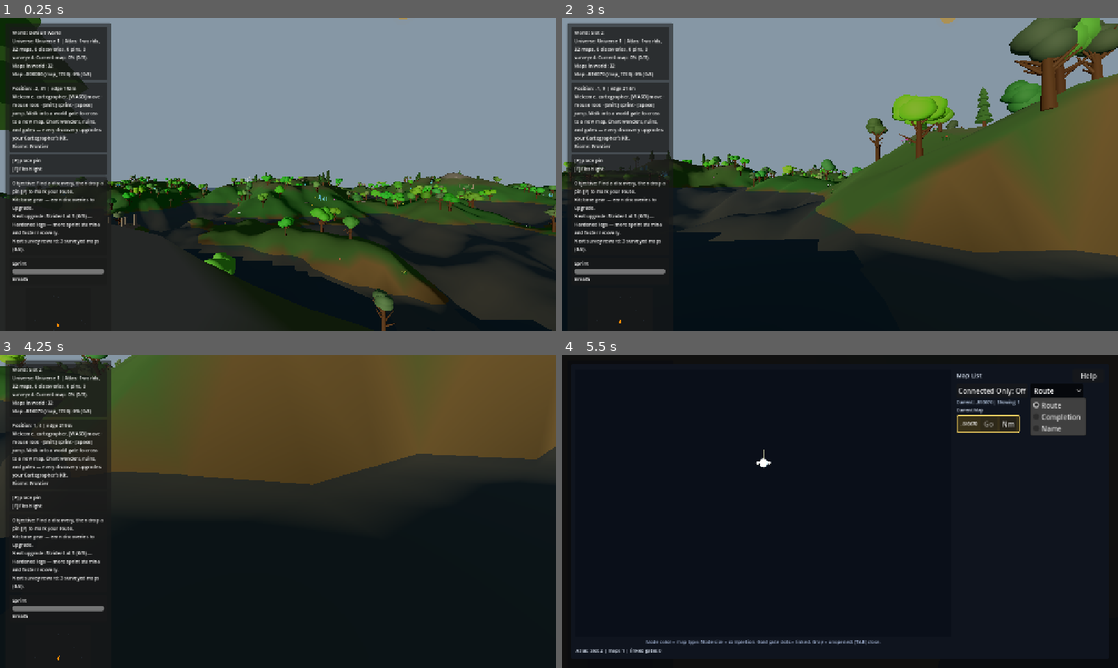
Above: before the commit, frames 1-4 (two rows, left to right).
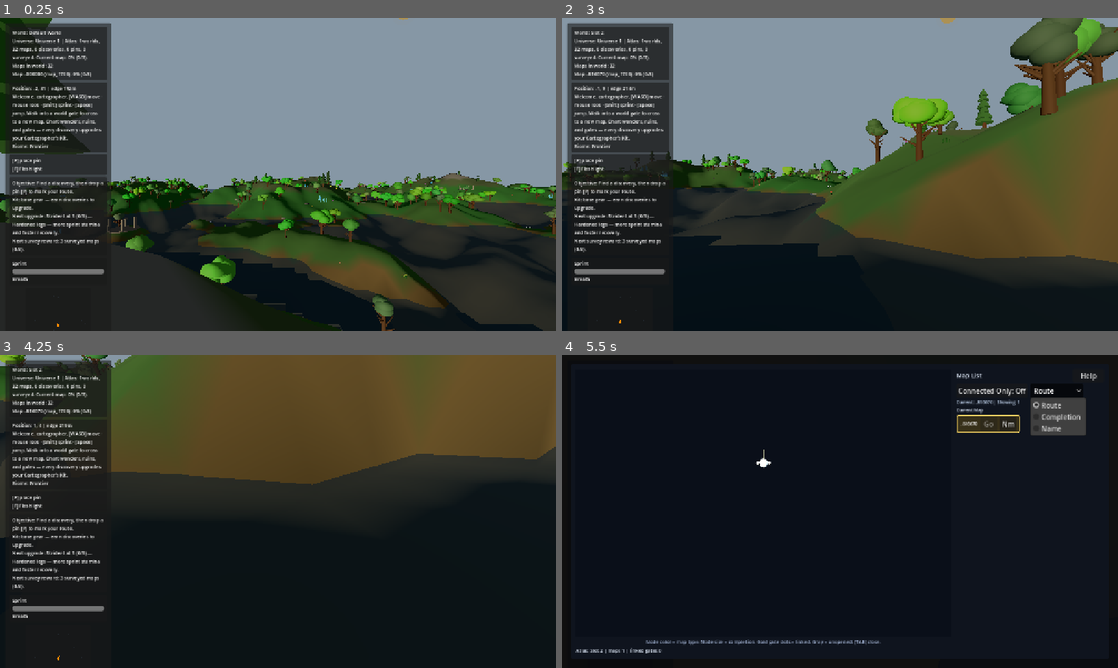
Above: after the commit, the same moments.

Repository: emkey1/Gatewalk
Game: Godot game, scene res://scenes/main.tscn
Two runs of this game, one before a commit and one after it. Both use one fixed random seed, a clock stepped at 60 frames per second and the inputs below.
Inputs (mouse positions are in pixels of both pictures, inside the frame that each line leads up to):
- Up to frame 1 (0.25 s): no input
- Up to frame 2 (3 s): tap Enter at 0.5 s; move the mouse to (867, 174) at 0.52 s; hold Shift (sprint) 0.53-1.28 s; hold W (move_forward) 0.53-2.75 s; tap Space (jump) at 0.77, 1.52 s; move the mouse to (812, 174) at 1.27 s; tap E at 1.35 s; move the mouse to (851, 168) at 2.02 s; tap M at 2.1 s; click "New Slot" at 2.75 s
- Up to frame 3 (4.25 s): move the mouse to (272, 517) at 3.52 s; hold W (move_forward) from 3.53 s (still down); tap G at 3.6 s; tap Space (jump) at 3.77 s
- Up to frame 4 (5.5 s): move the mouse to (878, 514) at 4.27 s; tap Tab at 4.35 s; tap Space (jump) at 4.52 s; release W (move_forward) at 5 s; click "Route" at 5 s

The runs differ from the first frame. In frame 1, 6.8% of the frame differs, in the area x 0-100%, y 0-100%; in frame 2, 4.1%; in frame 3, less than 0.1%; in frame 4, less than 0.1%.

Commit message:
Tier 2: incremental map generation + loading overlay (no gate-travel freeze)
_load_map is now async: a loading overlay covers the screen while the heavy build spreads across frames via await get_tree().process_frame at phase boundaries (terrain, player spawn, each scatter batch, gates, collision). _map_loading guards _process/_physics_process so gameplay polls don't run on a half-built map, and the player's physics is frozen during the build. A re-entry guard blocks overlapping loads. All callers are fire-and-forget (last statement), so making it async is safe.

Verified: validation OK (determinism unaffected), clean headless boot, and a driven-scene check confirms the async load completes (loading=false, player spawned + physics re-enabled, generated map populated).

Co-Authored-By: Claude Opus 4.8 <noreply@anthropic.com>

Diff:
--- a/scripts/Main.gd
+++ b/scripts/Main.gd
@@ -120,6 +120,9 @@
 var _water_recover_cooldown_until_msec: int = 0
 var _cave_dark_since_msec: int = 0
 var _cave_recover_cooldown_until_msec: int = 0
+var _map_loading: bool = false
+var _loading_layer: CanvasLayer
+var _loading_label: Label
 var cycle_speed_multiplier: float = 1.0
 var start_fullscreen: bool = true
 var discovery_tracker: DiscoveryTracker
@@ -244,6 +247,8 @@
 
 
 func _process(_delta: float) -> void:
+	if _map_loading:
+		return
 	_poll_gate_use_input()
 	_poll_hub_use_input()
 	_update_gate_room_ambience(_delta)
@@ -321,6 +326,8 @@
 
 
 func _physics_process(_delta: float) -> void:
+	if _map_loading:
+		return
 	_poll_primary_gate_activation()
 	_poll_wonder_proximity_fallback()
 	_poll_moon_gate_proximity_fallback()
@@ -3728,7 +3735,46 @@
 	print("Kit upgrade unlocked: ", ", ".join(names))
 
 
+func _ensure_loading_overlay() -> void:
+	if is_instance_valid(_loading_layer):
+		return
+	_loading_layer = CanvasLayer.new()
+	_loading_layer.name = "LoadingLayer"
+	_loading_layer.layer = 100
+	add_child(_loading_layer)
+	var bg := ColorRect.new()
+	bg.anchor_right = 1.0
+	bg.anchor_bottom = 1.0
+	bg.color = Color(0.02, 0.03, 0.06, 1.0)
+	bg.mouse_filter = Control.MOUSE_FILTER_STOP
+	_loading_layer.add_child(bg)
+	_loading_label = Label.new()
+	_loading_label.anchor_right = 1.0
+	_loading_label.anchor_bottom = 1.0
+	_loading_label.horizontal_alignment = HORIZONTAL_ALIGNMENT_CENTER
+	_loading_label.vertical_alignment = VERTICAL_ALIGNMENT_CENTER
+	_loading_label.add_theme_font_size_override("font_size", 28)
+	_loading_label.mouse_filter = Control.MOUSE_FILTER_IGNORE
+	bg.add_child(_loading_label)
+	_loading_layer.visible = false
+
+
+func _show_loading_overlay(text: String) -> void:
+	_ensure_loading_overlay()
+	if _loading_label != null:
+		_loading_label.text = text
+	_loading_layer.visible = true
+
+
+func _hide_loading_overlay() -> void:
+	if is_instance_valid(_loading_layer):
+		_loading_layer.visible = false
+
+
 func _load_map(world_id: String, map_id: String) -> void:
+	if _map_loading:
+		return
+	_map_loading = true
 	_persist_active_player_state()
 	_gate_transition_in_progress = false
 	_gate_overlap_active.clear()
@@ -3781,6 +3827,10 @@
 	_setup_noise(map_type)
 	_begin_generation_channel("map")
 	current_map_available_discoveries = 0
+	# Spread the heavy build across frames behind a loading overlay so gate travel
+	# no longer freezes the main thread. The await lets the overlay paint first.
+	_show_loading_overlay("Charting " + _map_type_label(map_type) + " …")
+	await get_tree().process_frame
 	_clear_generated_map()
 	generated_root = Node3D.new()
 	generated_root.name = "GeneratedMap"
@@ -3798,8 +3848,14 @@
 		"map_context": map_context,
 	})
 	gen.generate(generated_root)
+	await get_tree().process_frame
 
 	_spawn_player()
+	# Freeze the player during the rest of the build so it can't drift through the
+	# half-decorated, overlay-hidden world while scatter spreads over frames.
+	if is_instance_valid(_player_ref):
+		_player_ref.set_physics_process(false)
+	await get_tree().process_frame
 
 	if _is_current_map_gate_room():
 		GateFactory.scatter_gate_room_gates(generated_root, 4, _on_gate_room_gate_body_entered)
@@ -3807,6 +3863,7 @@
 	elif _is_current_map_cave():
 		GateFactory.scatter_cave_items(generated_root, world_seed)
 		_spawn_wonders()
+		await get_tree().process_frame
 		_begin_generation_channel("gates")
 		var target_seeds: Array[int] = []
 		for gi in range(GATE_COUNT):
@@ -3823,36 +3880,51 @@
 		if _is_current_map_moon():
 			AudioManager.setup_moon_audio(generated_root)
 			_scatter_moon_lichen()
+			await get_tree().process_frame
 			_scatter_moon_glass_craters()
 			_scatter_moon_platforms()
+			await get_tree().process_frame
 		elif _is_current_map_arctic():
 			_scatter_arctic_trees()
+			await get_tree().process_frame
 			_scatter_rocks()
 			_scatter_crystals()
+			await get_tree().process_frame
 			_scatter_ruins()
 			_spawn_wonders()
+			await get_tree().process_frame
 		elif _is_current_map_water():
 			_scatter_bird_flocks()
 			_scatter_rocks()
 			_scatter_crystals()
+			await get_tree().process_frame
 			_scatter_ruins()
 			_scatter_underwater_plants()
 			_scatter_fish_schools()
+			await get_tree().process_frame
 			_scatter_sunken_caches()
 			_spawn_wonders()
+			await get_tree().process_frame
 		elif _is_current_map_floating_island():
 			_scatter_trees()
+			await get_tree().process_frame
 			_scatter_rocks()
 			_scatter_crystals()
+			await get_tree().process_frame
 			_scatter_ruins()
 			_spawn_wonders()
+			await get_tree().process_frame
 		else:
 			_scatter_trees()
+			await get_tree().process_frame
 			_scatter_rocks()
 			_scatter_crystals()
+			await get_tree().process_frame
 			_scatter_ruins()
 			_scatter_flowers()
+			await get_tree().process_frame
 			_spawn_wonders()
+			await get_tree().process_frame
 		_begin_generation_channel("gates")
 		var target_seeds: Array[int] = []
 		for gi in range(GATE_COUNT):
@@ -3864,6 +3936,7 @@
 		_ensure_player_not_on_gate_spawn()
 	_post_load_map_sanity(map_type)
 	_store_current_map_available_discoveries()
+	await get_tree().process_frame
 
 	if _is_current_map_gate_room() or _is_current_map_map_nexus():
 		pass
@@ -3887,6 +3960,11 @@
 		_show_field_tip("moon_lichen")
 	elif not _is_current_map_gate_room() and not _is_current_map_map_nexus():
 		_show_field_tip("welcome")
+
+	if is_instance_valid(_player_ref):
+		_player_ref.set_physics_process(true)
+	_map_loading = false
+	_hide_loading_overlay()
 
 
 func _clear_generated_map() -> void:
